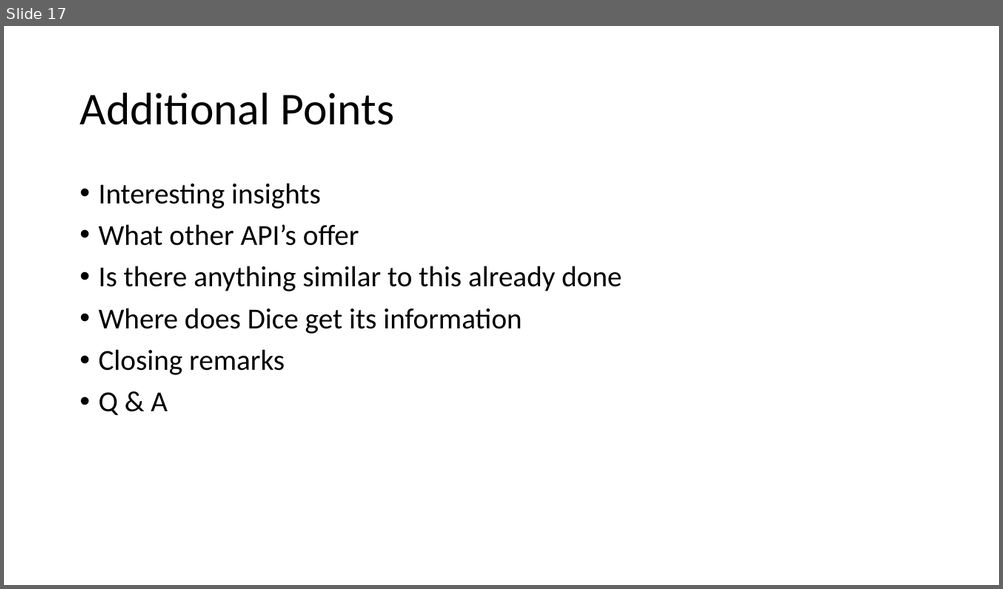
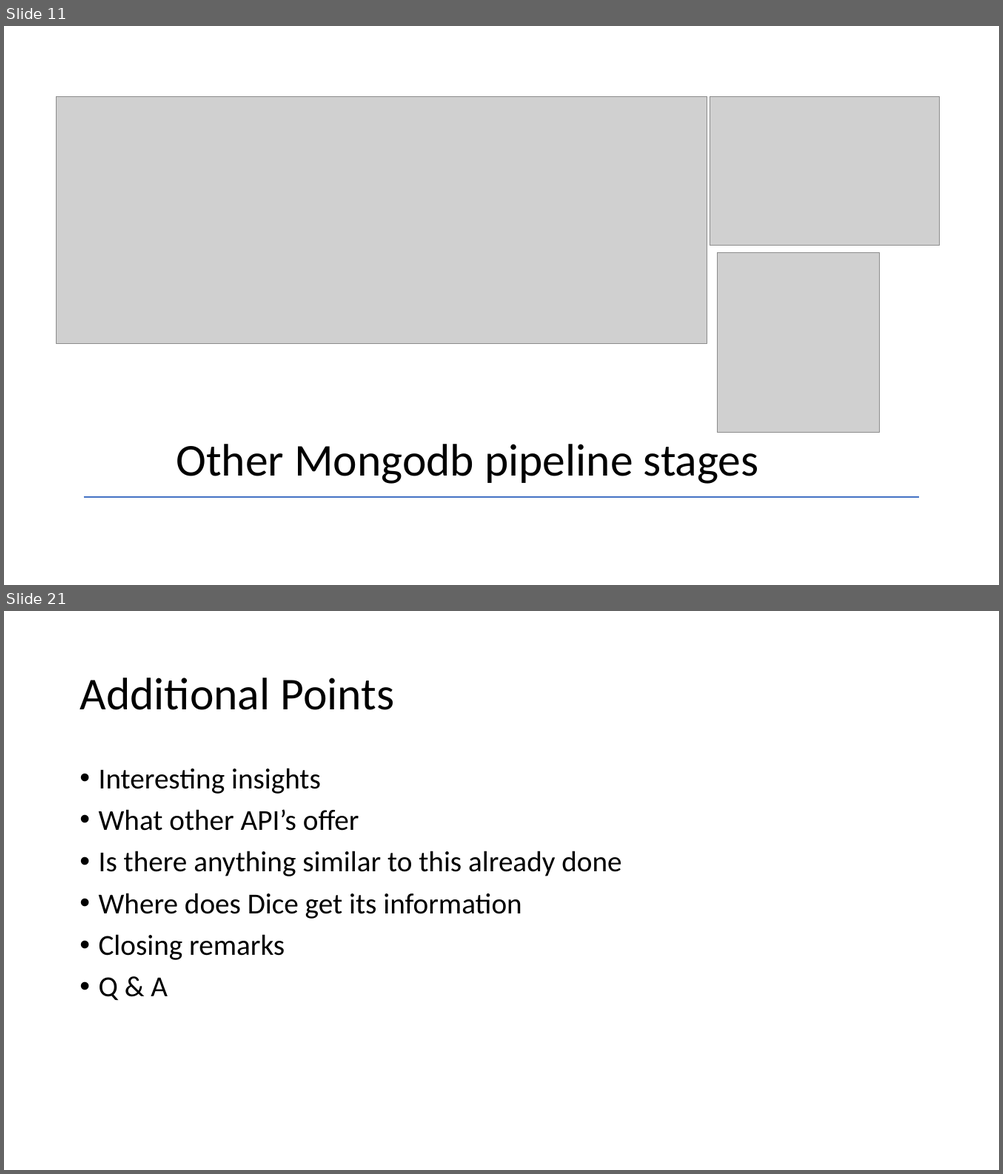
Before and after one commit to shravan-kuchkula/TermProject, a slide deck: MongoDB-TermProject.pptx. Shown one above the other, each under a label of ours: slide 17 before the commit, slides 11 and 21 after it; the slides between them are not shown. The pictures are 1003x589 and 1003x1174 pixels, drawn with LibreOffice and Linux fonts; fonts in the diff are those of the drawing; grey boxes stand for pictures. Boxes give left, top, right and bottom in pixels: in the first picture for what was removed or moved away, otherwise in the second. Text is boxed around its words. In the diff, an @@ line names an element or a change of style, - is before the commit and + after.

```diff
--- a/MongoDB-TermProject.pptx
+++ b/MongoDB-TermProject.pptx
@@ slide 11 added at [4,26,999,585], background #FFFFFF @@
@@ picture added at [57,96,707,343] @@
@@ picture added at [710,96,939,245] @@
@@ picture added at [717,253,879,432] @@
@@ title added at [176,444,759,484], 44 pt, text #000000 @@
+Other Mongodb pipeline stages
@@ line added from (84, 497) to (919, 497), #4472C4 1.5 pt @@
@@ what was slide 17 is now slide 21 @@
```
Also in this commit, not shown: 7 slides changed, 7 other slides added, 4 slides removed.
